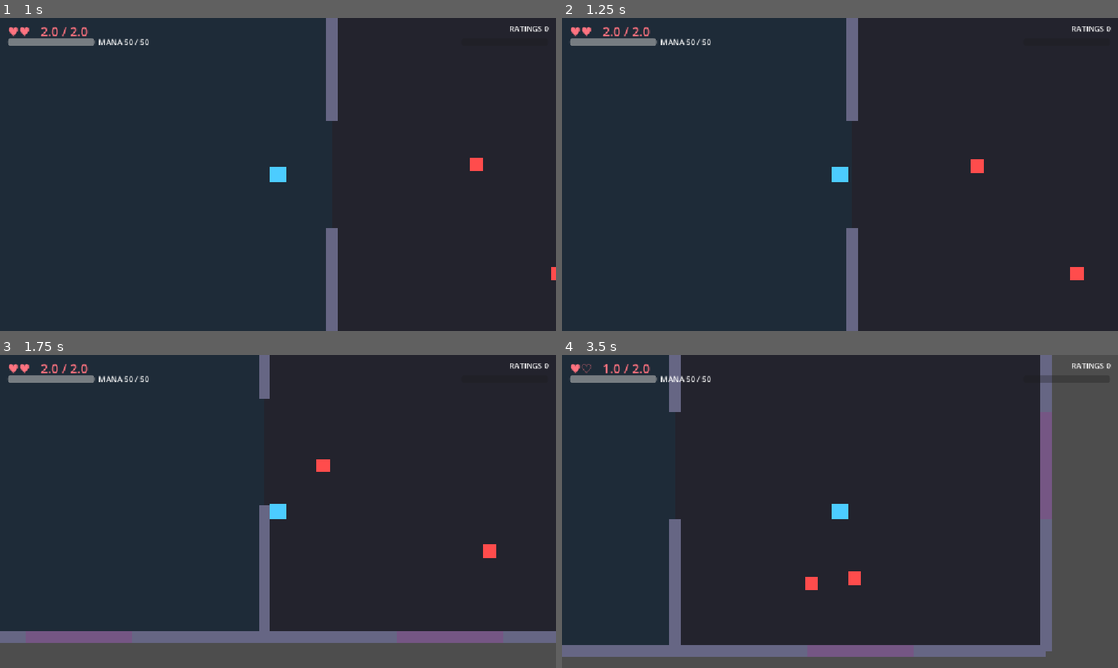
Above: before the commit, frames 1-4 (two rows, left to right).
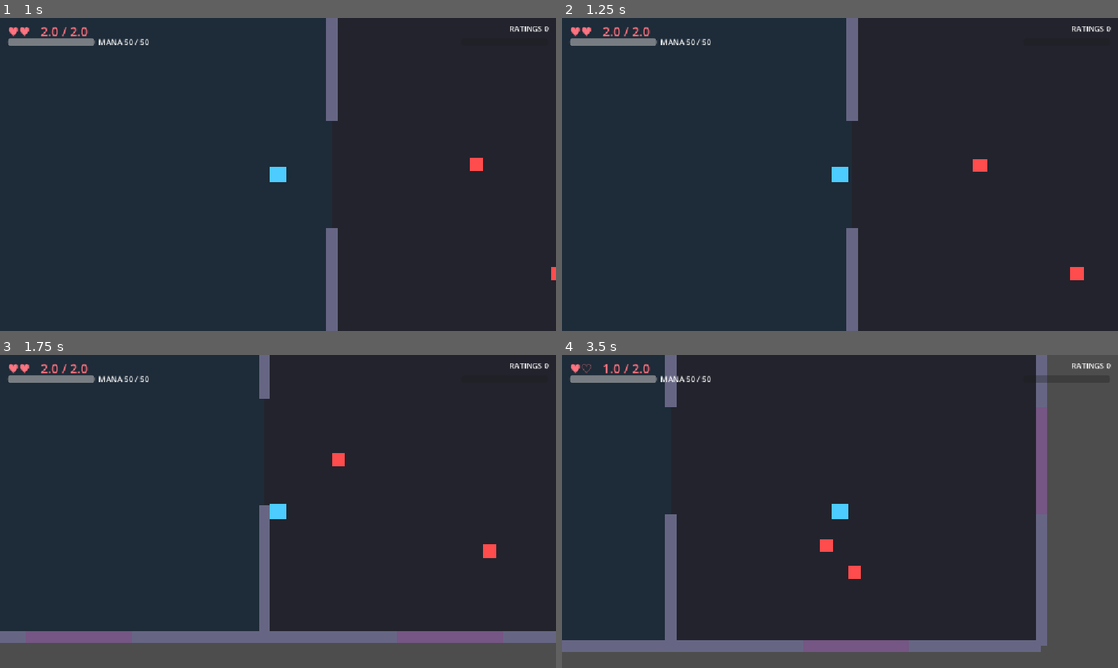
Above: after the commit, the same moments.

Repository: nderman/dungeon-grinder-cal
Game: Godot game, scene res://Floor.tscn
Same seed, same stepped clock (60 frames per second), same inputs: the game is played once before the commit and once after it.
Inputs (mouse positions are in pixels of both pictures, inside the frame that each line leads up to):
- Up to frame 1 (1 s): tap Enter (ui_accept) at 0.5, 0.77 s; move the mouse to (400, 158) at 0.52 s; hold D (move_right) from 0.53 s (still down); hold Space (dash) from 0.53 s (still down); tap E (interact) at 0.8 s
- Up to frame 2 (1.25 s): keep holding D (move_right); keep holding Space (dash); tap Enter (ui_accept) at 1.07 s
- Up to frame 3 (1.75 s): move the mouse to (166, 527) at 1.27 s; release D (move_right) at 1.28 s; release Space (dash) at 1.28 s; hold S (move_down) from 1.28 s (still down); tap E (interact) at 1.35 s; tap Enter (ui_accept) at 1.52, 1.55 s
- Up to frame 4 (3.5 s): tap Enter (ui_accept) at 1.82, 3.02, 3.32 s; move the mouse to (895, 442) at 2.02 s; release S (move_down) at 2.03 s; hold D (move_right) 2.03-2.78 s; hold Enter (ui_accept) 2.03-2.78 s; tap Space (dash) at 2.3 s; move the mouse to (812, 574) at 2.77 s; hold W (move_up) from 2.78 s (still down); tap Down (aim_down) at 2.85 s; tap E (interact) at 3.05 s

Frame 1 is identical in both runs. In frame 2, less than 0.1% of the frame differs, in the area x 73-77%, y 45-50%; in frame 3, 0.2%; in frame 4, 5.4%, in the area x 0-89%, y 0-97%.

Commit message:
Bosses: Meat-Grinder Golem, multi-boss floors, arena lockdown, i-frames
- MeatGrinderGolem (10 hearts, slow, 2-dmg telegraphed; enrages at 50% with a
  DRAMA_SPIKE; FATALITY + "BOSS DOWN!" on defeat)
- Multiple bosses per floor (DCC): Floor Boss at the far room + scattered
  Neighborhood bosses (scaled-down Golems), placed via max-distance spread
- Boss arena lockdown: room seals (red barriers) on entry until the boss falls
- Phase-Doors refuse while a monster is within range ("NOT SAFE" toast)
- HealthComponent i-frames: post-hit invuln + dash invuln (per the GDD)
- AIComponent gains move_speed; bigger floors (16 rooms, grid 16)
- SignalBus.toast notice + FeedbackManager handler
- GDD: DCC boss-tier ladder + Boss Box loot documented
- Validated headless on Godot 4.6.3 (import + multi-boss floor gen, clean)

Co-Authored-By: Claude Opus 4.7 (1M context) <noreply@anthropic.com>

Diff:
--- a/game-client/Floor.tscn
+++ b/game-client/Floor.tscn
@@ -7,6 +7,7 @@
 [ext_resource type="PackedScene" path="res://levels/prefabs/SafeRoom.tscn" id="5_safe"]
 [ext_resource type="PackedScene" path="res://entities/Teleporter.tscn" id="6_phase"]
 [ext_resource type="PackedScene" path="res://ui/CombatHUD.tscn" id="7_hud"]
+[ext_resource type="PackedScene" path="res://entities/enemies/MeatGrinderGolem.tscn" id="8_boss"]
 
 [node name="Floor" type="Node2D"]
 
@@ -17,5 +18,6 @@
 player_scene = ExtResource("4_player")
 safe_room_scene = ExtResource("5_safe")
 phase_door_scene = ExtResource("6_phase")
+boss_scene = ExtResource("8_boss")
 
 [node name="CombatHUD" parent="." instance=ExtResource("7_hud")]
--- a/game-client/components/AIComponent.gd
+++ b/game-client/components/AIComponent.gd
@@ -13,6 +13,7 @@
 @export var telegraph_duration: float = 0.3   # Glitch-Goblin baseline
 @export var attack_cooldown: float = 1.2
 @export var damage_hearts: float = 1.0          # mobs 1, bosses 2
+@export var move_speed: float = 240.0           # chase speed (bosses set this low)
 
 var target: CharacterBody2D = null
 var parent: CharacterBody2D
@@ -44,7 +45,7 @@
 	if global_position.distance_to(target.global_position) <= attack_range:
 		_change_state(State.TELEGRAPH)
 	elif move_comp:
-		move_comp.handle_movement(delta, (target.global_position - global_position).normalized())
+		move_comp.handle_movement(delta, (target.global_position - global_position).normalized(), move_speed)
 
 func _change_state(new_state: State) -> void:
 	current_state = new_state
--- a/game-client/components/HealthComponent.gd
+++ b/game-client/components/HealthComponent.gd
@@ -12,6 +12,8 @@
 # Enemies set this in their scene to self-initialize their pool.
 # The Player leaves it 0 and instead calls initialize_health() from CON.
 @export var configured_hearts: float = 0.0
+@export var iframe_seconds: float = 0.4      # brief post-hit invulnerability (player)
+var _invuln: bool = false
 
 signal health_changed(current: float, maximum: float)
 signal health_depleted
@@ -28,7 +30,7 @@
 
 # Damage arrives in HEARTS, already filtered through the ProtectionComponent.
 func take_damage(amount: float) -> void:
-	if amount <= 0.0 or current_hearts <= 0.0:
+	if amount <= 0.0 or current_hearts <= 0.0 or _invuln:
 		return
 	current_hearts = clampf(current_hearts - amount, 0.0, max_hearts)
 	health_changed.emit(current_hearts, max_hearts)
@@ -36,6 +38,20 @@
 		SignalBus.player_damaged.emit(int(ceil(current_hearts)))
 	if current_hearts <= 0.0:
 		_on_cancelled()
+	elif is_player and iframe_seconds > 0.0:
+		_grant_iframes()
+
+func is_invulnerable() -> bool:
+	return _invuln
+
+# Used by the Player to grant i-frames during a Dash.
+func set_invulnerable(v: bool) -> void:
+	_invuln = v
+
+func _grant_iframes() -> void:
+	_invuln = true
+	await get_tree().create_timer(iframe_seconds).timeout
+	_invuln = false
 
 func heal(amount: float) -> void:
 	current_hearts = minf(current_hearts + amount, max_hearts)
--- a/game-client/entities/Teleporter.gd
+++ b/game-client/entities/Teleporter.gd
@@ -7,6 +7,7 @@
 
 enum Mode { TO_SAFE_ROOM, FROM_SAFE_ROOM }
 @export var mode: Mode = Mode.TO_SAFE_ROOM
+@export var block_radius: float = 480.0   # Phase-Door won't open with a monster this close
 
 var _player: Node2D = null
 
@@ -26,6 +27,9 @@
 	if _player == null or not event.is_action_pressed("interact"):
 		return
 	if mode == Mode.TO_SAFE_ROOM:
+		if not _no_monsters_near():
+			SignalBus.toast.emit("NOT SAFE — clear nearby enemies", global_position)
+			return
 		var entry := get_tree().get_first_node_in_group("safe_room_entry") as Node2D
 		if entry:
 			GameManager.last_safe_room_entrance_pos = global_position
@@ -33,3 +37,9 @@
 			SignalBus.phasedoor_discovered.emit(global_position)
 	else:
 		_player.global_position = GameManager.last_safe_room_entrance_pos
+
+func _no_monsters_near() -> bool:
+	for e in get_tree().get_nodes_in_group("enemies"):
+		if e is Node2D and global_position.distance_to((e as Node2D).global_position) < block_radius:
+			return false
+	return true
--- /dev/null
+++ b/game-client/entities/enemies/MeatGrinderGolem.gd
@@ -0,0 +1,28 @@
+# MeatGrinderGolem.gd
+# Floor boss. Reuses the standard components (Health/Movement/AI); this thin entity
+# script only adds the 2-phase behaviour: at <=50% HP it ENRAGES (faster telegraphs,
+# shorter cooldown, quicker chase) and pops a DRAMA_SPIKE for the audience.
+extends CharacterBody2D
+
+@onready var ai: AIComponent = $AIComponent
+@onready var health: HealthComponent = $HealthComponent
+var _enraged: bool = false
+
+func _ready() -> void:
+	add_to_group("enemies")
+	health.health_changed.connect(_on_health_changed)
+	health.health_depleted.connect(_on_defeated)
+
+func _on_defeated() -> void:
+	SignalBus.ratings_spike.emit("FATALITY")          # +200 ratings + audience pop
+	SignalBus.toast.emit("BOSS DOWN!", global_position)
+
+func _on_health_changed(current: float, maximum: float) -> void:
+	if _enraged or current <= 0.0 or current > maximum * 0.5:
+		return
+	_enraged = true
+	ai.telegraph_duration *= 0.5      # enraged slams come faster
+	ai.attack_cooldown *= 0.6
+	ai.move_speed *= 1.5
+	modulate = Color(1.0, 0.55, 0.55)  # visibly pissed off
+	SignalBus.ratings_spike.emit("DRAMA_SPIKE")
--- /dev/null
+++ b/game-client/entities/enemies/MeatGrinderGolem.tscn
@@ -0,0 +1,35 @@
+[gd_scene load_steps=6 format=3]
+
+[ext_resource type="Script" path="res://entities/enemies/MeatGrinderGolem.gd" id="1_golem"]
+[ext_resource type="Script" path="res://components/HealthComponent.gd" id="2_health"]
+[ext_resource type="Script" path="res://components/MovementComponent.gd" id="3_move"]
+[ext_resource type="Script" path="res://components/AIComponent.gd" id="4_ai"]
+
+[sub_resource type="CircleShape2D" id="cs_golem"]
+radius = 46.0
+
+[node name="MeatGrinderGolem" type="CharacterBody2D" groups=["enemies"]]
+script = ExtResource("1_golem")
+
+[node name="Visual" type="Polygon2D" parent="."]
+color = Color(0.55, 0.12, 0.16, 1)
+polygon = PackedVector2Array(-46, -46, 46, -46, 46, 46, -46, 46)
+
+[node name="CollisionShape2D" type="CollisionShape2D" parent="."]
+shape = SubResource("cs_golem")
+
+[node name="HealthComponent" type="Node2D" parent="."]
+script = ExtResource("2_health")
+configured_hearts = 10.0
+
+[node name="MovementComponent" type="Node2D" parent="."]
+script = ExtResource("3_move")
+
+[node name="AIComponent" type="Node2D" parent="."]
+script = ExtResource("4_ai")
+detection_range = 700.0
+attack_range = 110.0
+telegraph_duration = 0.8
+attack_cooldown = 1.4
+damage_hearts = 2.0
+move_speed = 130.0
--- a/game-client/entities/player/Player.gd
+++ b/game-client/entities/player/Player.gd
@@ -68,9 +68,13 @@
 func _perform_dash() -> void:
 	_is_dashing = true
 	_can_dash = false
-	# TODO: flip HurtboxComponent monitoring off here for true i-frames.
-	move_comp.execute_dash(velocity.normalized())
+	health_comp.set_invulnerable(true)   # i-frames for the dash window
+	var dir := Input.get_vector("move_left", "move_right", "move_up", "move_down")
+	if dir == Vector2.ZERO:
+		dir = aim_dir
+	move_comp.execute_dash(dir)
 	await get_tree().create_timer(dash_duration).timeout
+	health_comp.set_invulnerable(false)
 	_is_dashing = false
 	await get_tree().create_timer(dash_cooldown).timeout
 	_can_dash = true
--- a/game-client/levels/LevelGenerator.gd
+++ b/game-client/levels/LevelGenerator.gd
@@ -10,8 +10,14 @@
 @export var player_scene: PackedScene
 @export var safe_room_scene: PackedScene
 @export var phase_door_scene: PackedScene
-@export var room_count: int = 8
-@export var grid_size: int = 12
+@export var boss_scene: PackedScene
+@export var room_count: int = 16
+@export var grid_size: int = 16
+@export var neighborhood_bosses: int = 2   # DCC: a floor has several bosses, not one
+
+# Boss tiers. On Floor 1 every boss is arena-locked (per DCC lore).
+const FLOOR_BOSS := {"hearts": 10.0, "damage": 2.0, "scale": 1.0, "tint": Color(1, 1, 1)}
+const NEIGHBORHOOD_BOSS := {"hearts": 5.0, "damage": 1.0, "scale": 0.8, "tint": Color(1.0, 0.7, 0.4)}
 
 var grid: Dictionary = {}                 # Vector2i -> type string
 var rooms: Dictionary = {}                # Vector2i -> Room
@@ -39,11 +45,44 @@
 			order.append(pos)
 
 func _designate() -> void:
-	grid[order.back()] = "Boss"   # furthest-walked room
+	grid[order.back()] = "Boss"   # the Floor Boss = furthest-walked room
+	# Neighborhood bosses scattered across the floor (DCC: multiple bosses per floor).
 	var combat := order.filter(func(p): return grid[p] == "Combat")
-	combat.shuffle()
-	for i in range(mini(2, combat.size())):
-		grid[combat[i]] = "PhaseDoor"
+	for c in _pick_spread(combat, [order[0], order.back()], neighborhood_bosses):
+		grid[c] = "MiniBoss"
+	# Phase-Doors spread among what's left, away from spawn + the boss rooms.
+	combat = order.filter(func(p): return grid[p] == "Combat")
+	var anchors: Array = [order[0], order.back()]
+	for p in order:
+		if grid[p] == "MiniBoss":
+			anchors.append(p)
+	for c in _pick_spread(combat, anchors, clampi(combat.size() / 4, 1, 3)):
+		grid[c] = "PhaseDoor"
+
+# Greedily choose up to k Combat cells maximising the min distance to the anchors
+# (and to each other), so the picks end up spread across the floor.
+func _pick_spread(candidates: Array, anchors: Array, k: int) -> Array[Vector2i]:
+	var chosen: Array[Vector2i] = []
+	for _i in range(k):
+		var best := Vector2i.ZERO
+		var best_d := -1.0
+		for c in candidates:
+			if grid.get(c) != "Combat" or c in chosen:
+				continue
+			var d := _min_dist(c, anchors + chosen)
+			if d > best_d:
+				best_d = d
+				best = c
+		if best_d < 0.0:
+			break
+		chosen.append(best)
+	return chosen
+
+func _min_dist(c: Vector2i, pts: Array) -> float:
+	var m := INF
+	for p in pts:
+		m = minf(m, Vector2(c - p).length())
+	return m
 
 func _instantiate_rooms() -> void:
 	for cell in grid.keys():
@@ -67,10 +106,29 @@
 			for _i in range(randi_range(1, 2)):
 				_spawn_enemy(room)
 		"Boss":
-			_spawn_enemy(room)   # placeholder until the Meat-Grinder Golem exists
+			_spawn_boss(room, FLOOR_BOSS)
+		"MiniBoss":
+			_spawn_boss(room, NEIGHBORHOOD_BOSS)
 		"PhaseDoor":
 			if phase_door_scene:
 				room.add_child(phase_door_scene.instantiate())   # at room centre
+
+func _spawn_boss(room: Room, tier: Dictionary) -> void:
+	if boss_scene == null:
+		_spawn_enemy(room)
+		return
+	var b := boss_scene.instantiate()
+	var hc := b.get_node_or_null("HealthComponent")
+	if hc:
+		hc.configured_hearts = tier["hearts"]
+	var ai := b.get_node_or_null("AIComponent")
+	if ai:
+		ai.damage_hearts = tier["damage"]
+	b.scale = Vector2(tier["scale"], tier["scale"])
+	b.modulate = tier["tint"]
+	room.enemies_root.add_child(b)
+	b.global_position = room.global_position
+	room.arm_boss_lock(b)   # Floor 1: bosses are arena-locked (DCC lore)
 
 func _spawn_enemy(room: Room) -> void:
 	if enemy_scene == null:
--- a/game-client/levels/Room.gd
+++ b/game-client/levels/Room.gd
@@ -17,7 +17,11 @@
 
 var room_type: String = "Combat"
 var enemies_root: Node2D
-var _doors: Dictionary = {}   # dir -> StaticBody2D plugging the gap (present = closed)
+var _doors: Dictionary = {}          # dir -> StaticBody2D plugging the gap (present = closed)
+var _open_dirs: Array[String] = []   # sides opened to neighbours (for boss lockdown)
+var _barriers: Array[Node] = []      # temporary lockdown barriers across open doors
+var _boss: Node = null
+var _boss_triggered: bool = false
 
 # Call BEFORE the node enters the tree (the generator does) so _ready paints the right floor.
 func setup(type: String) -> void:
@@ -43,6 +47,7 @@
 	match room_type:
 		"Spawn": return Color(0.12, 0.17, 0.22)
 		"Boss": return Color(0.24, 0.10, 0.13)
+		"MiniBoss": return Color(0.22, 0.15, 0.10)
 		"PhaseDoor": return Color(0.10, 0.20, 0.17)
 		_: return Color(0.14, 0.14, 0.18)
 
@@ -81,8 +86,44 @@
 	if _doors.has(dir):
 		_doors[dir].queue_free()
 		_doors.erase(dir)
+		if dir not in _open_dirs:
+			_open_dirs.append(dir)
 
 # A random point safely inside the walls (for spawning).
 func interior_point() -> Vector2:
 	var r := (CELL * 0.5) - WALL - 60.0
 	return global_position + Vector2(randf_range(-r, r), randf_range(-r, r))
+
+# --- Boss lockdown: seal the room the moment the player steps in, until the boss falls. ---
+func arm_boss_lock(boss: Node) -> void:
+	_boss = boss
+	var trigger := Area2D.new()
+	var cs := CollisionShape2D.new()
+	var shape := RectangleShape2D.new()
+	shape.size = Vector2(CELL - WALL * 4.0, CELL - WALL * 4.0)
+	cs.shape = shape
+	trigger.add_child(cs)
+	add_child(trigger)
+	trigger.body_entered.connect(_on_boss_trigger)
+
+func _on_boss_trigger(body: Node) -> void:
+	if _boss_triggered or not body.is_in_group("player"):
+		return
+	_boss_triggered = true
+	if _boss == null or not is_instance_valid(_boss):
+		return   # boss already beaten — no need to trap anyone
+	lock()
+	var hc := _boss.get_node_or_null("HealthComponent")
+	if hc:
+		hc.health_depleted.connect(unlock)
+	_boss.tree_exited.connect(unlock)   # safety: freed = beaten
+
+func lock() -> void:
+	for dir in _open_dirs:
+		_barriers.append(_add_segment(DIRS[dir] * (CELL * 0.5), dir, GAP, Color(0.9, 0.2, 0.3, 0.85)))
+
+func unlock() -> void:
+	for b in _barriers:
+		if is_instance_valid(b):
+			b.queue_free()
+	_barriers.clear()
--- a/game-client/scripts/autoloads/FeedbackManager.gd
+++ b/game-client/scripts/autoloads/FeedbackManager.gd
@@ -8,6 +8,7 @@
 	SignalBus.dr_triggered.connect(_on_dr)
 	SignalBus.player_damaged.connect(_on_player_damaged)
 	SignalBus.enemy_cancelled.connect(_on_enemy_cancelled)
+	SignalBus.toast.connect(_on_toast)
 
 func _on_dr(location: Vector2) -> void:
 	_floating_text("CLINK!", location, Color(0.8, 0.9, 1.0))
@@ -18,6 +19,9 @@
 
 func _on_enemy_cancelled(location: Vector2, ratings: int) -> void:
 	_floating_text("+%d" % ratings, location, Color(1.0, 0.85, 0.2))
+
+func _on_toast(text: String, location: Vector2) -> void:
+	_floating_text(text, location, Color(1.0, 0.8, 0.3))
 
 func _shake(amount: float) -> void:
 	var cam := _camera()
--- a/game-client/scripts/autoloads/SignalBus.gd
+++ b/game-client/scripts/autoloads/SignalBus.gd
@@ -31,3 +31,4 @@
 
 # --- NAVIGATION ---
 signal phasedoor_discovered(location: Vector2)
+signal toast(text: String, location: Vector2)   # transient on-screen notice (FeedbackManager)
Not shown: 1 places in game-client/Floor.tscn that only renumber resources
Not shown, added: game-client/entities/enemies/MeatGrinderGolem.gd.uid
Not shown, changed: docs/GDD.md
